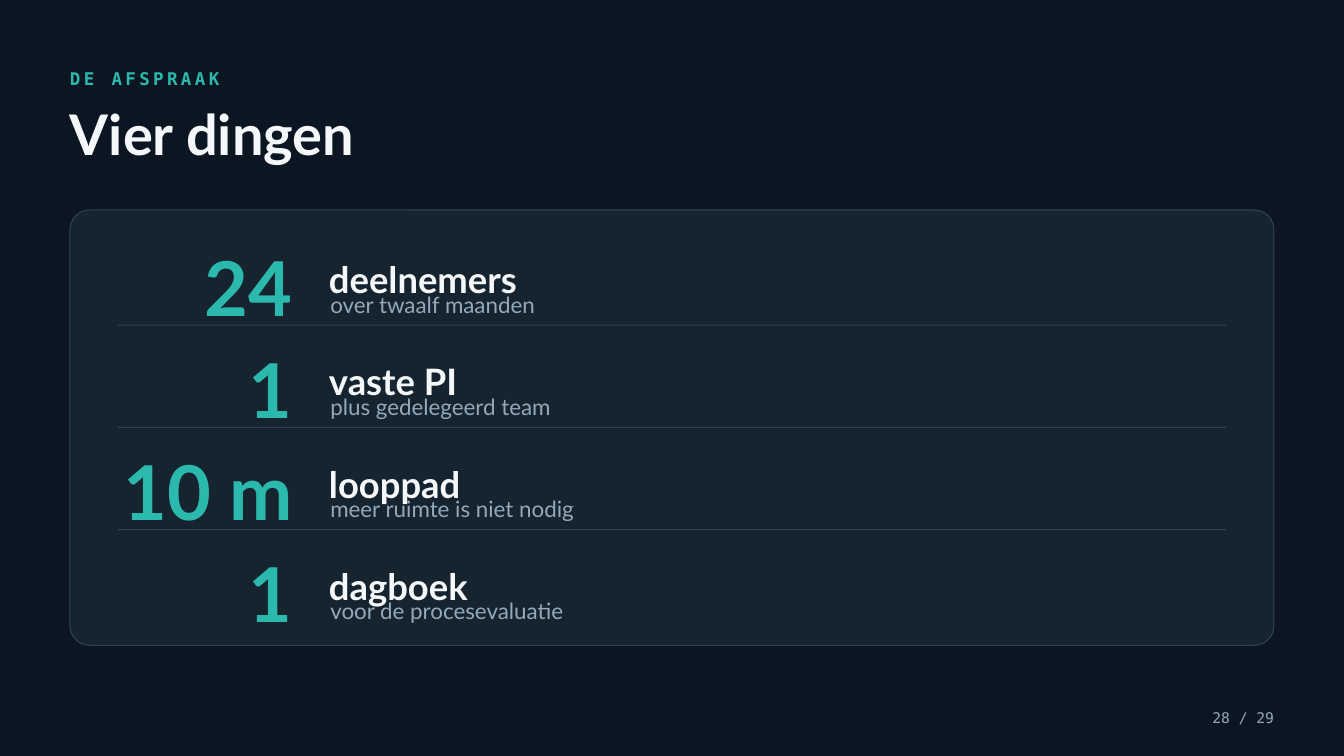
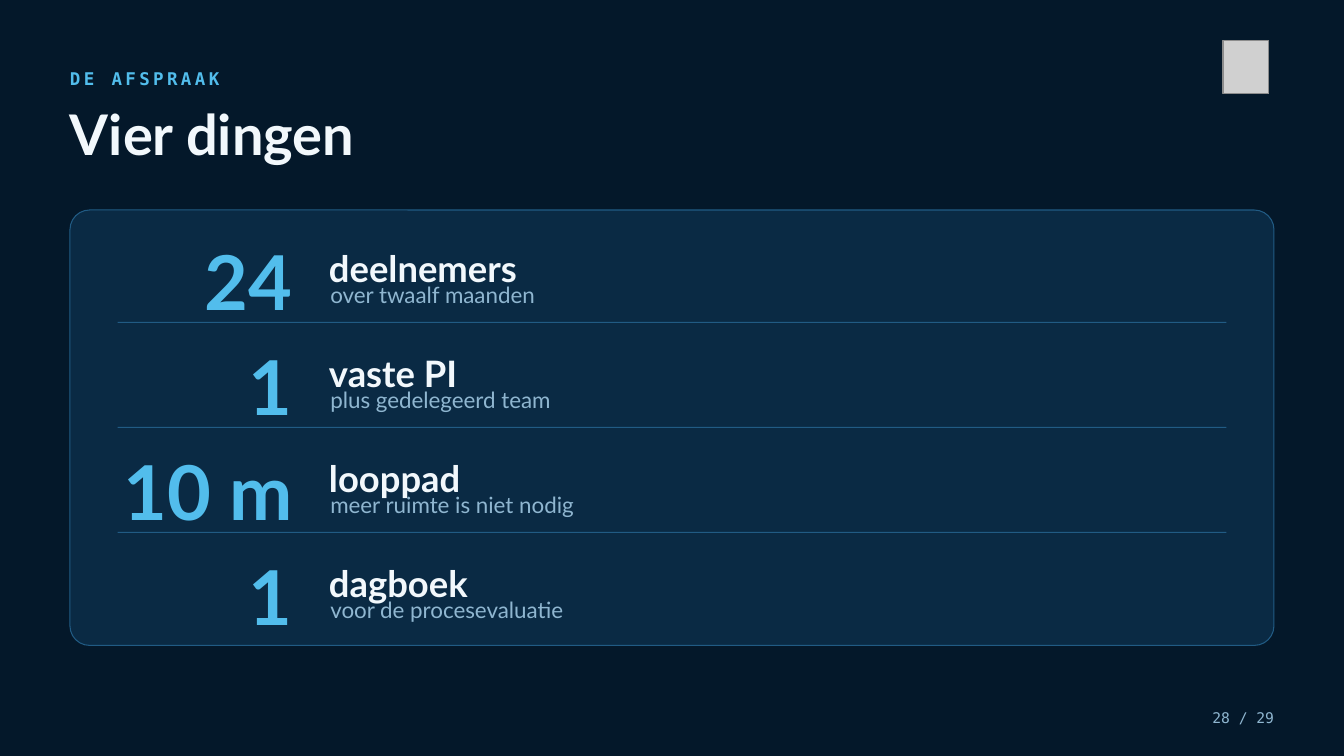
Before and after one commit to Dellfs/paradise-project, a slide deck: slide 28 of PARADISE_presentatie/PARADISE_informatiesessie_voetklinieken.pptx. Drawn at 1344x756 pixels with LibreOffice and Linux fonts; fonts in the diff are those of the drawing; grey boxes stand for pictures. Boxes give left, top, right and bottom in pixels: in the first picture for what was removed or moved away, otherwise in the second. Text is boxed around its words. In the diff, an @@ line names an element or a change of style, - is before the commit and + after.

```diff
--- a/PARADISE_presentatie/PARADISE_informatiesessie_voetklinieken.pptx
+++ b/PARADISE_presentatie/PARADISE_informatiesessie_voetklinieken.pptx
@@ rectangle at (x1=0, y1=0, x2=1344, y2=756): fill #0B1622 to #04182A @@
@@ picture added at (x1=1223, y1=40, x2=1269, y2=94) @@
@@ rounded rectangle at (x1=70, y1=210, x2=1273, y2=645): fill #16242F to #0A2A44; outline #2C4356 0.75 pt to #215B84 0.75 pt @@
@@ text colour #2BB9AD to #52BDEC in 5 elements at (x1=70, y1=72, x2=220, y2=86), (x1=123, y1=465, x2=292, y2=533), (x1=249, y1=360, x2=293, y2=428), (x1=249, y1=570, x2=293, y2=625), (x1=205, y1=254, x2=293, y2=323) @@
@@ text colour #F4F8FB to #F2F8FC in 5 elements at (x1=70, y1=113, x2=354, y2=165), (x1=329, y1=570, x2=468, y2=605), (x1=329, y1=465, x2=460, y2=500), (x1=329, y1=360, x2=457, y2=395), (x1=329, y1=255, x2=517, y2=290) @@
@@ text "deelnemers" moved from (x1=329, y1=266, x2=517, y2=301) to (x1=329, y1=255, x2=517, y2=290) @@
@@ text "vaste PI" moved from (x1=329, y1=368, x2=457, y2=403) to (x1=329, y1=360, x2=457, y2=395) @@
@@ fill #2C4356 to #215B84 in 3 elements at (x1=118, y1=427, x2=1227, y2=429), (x1=118, y1=322, x2=1227, y2=323), (x1=118, y1=532, x2=1227, y2=533) @@
@@ text colour #93A9BA to #8FB6D0; line spacing 1.25 to 1 in 4 elements at (x1=330, y1=391, x2=550, y2=412), (x1=330, y1=494, x2=574, y2=517), (x1=330, y1=286, x2=535, y2=303), (x1=330, y1=599, x2=563, y2=622) @@
@@ text "28 / 29" at (x1=1212, y1=712, x2=1274, y2=723): text colour #93A9BA to #8FB6D0 @@
```
Also in this commit, not shown: 27 other slides changed, 1 slide added, 1 slide removed, 5 other files.
